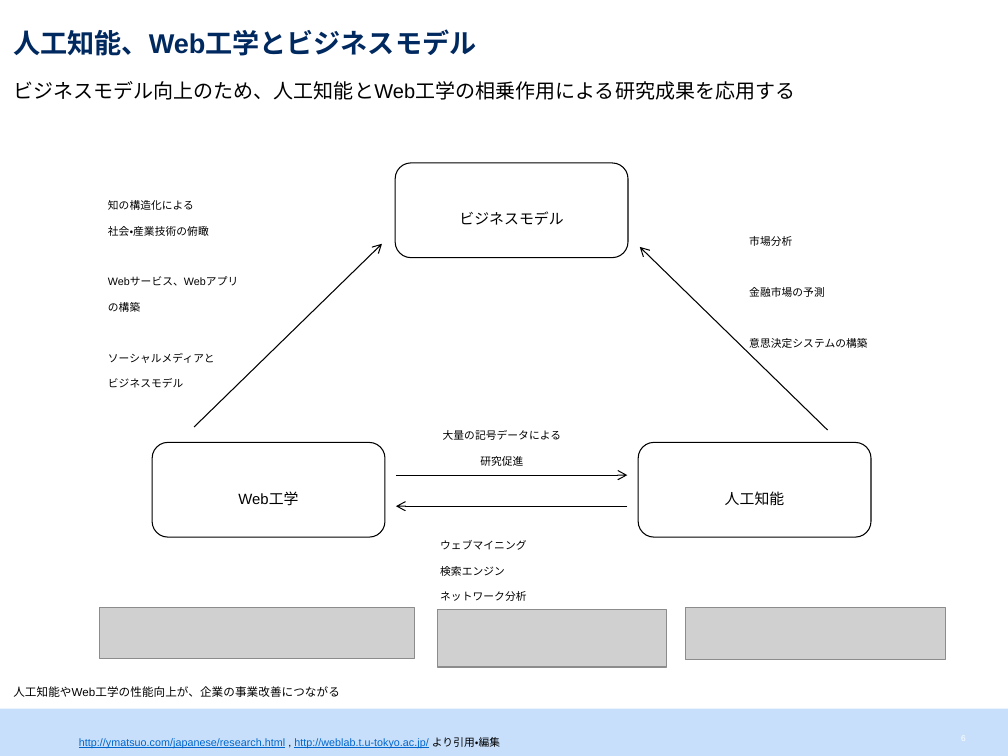
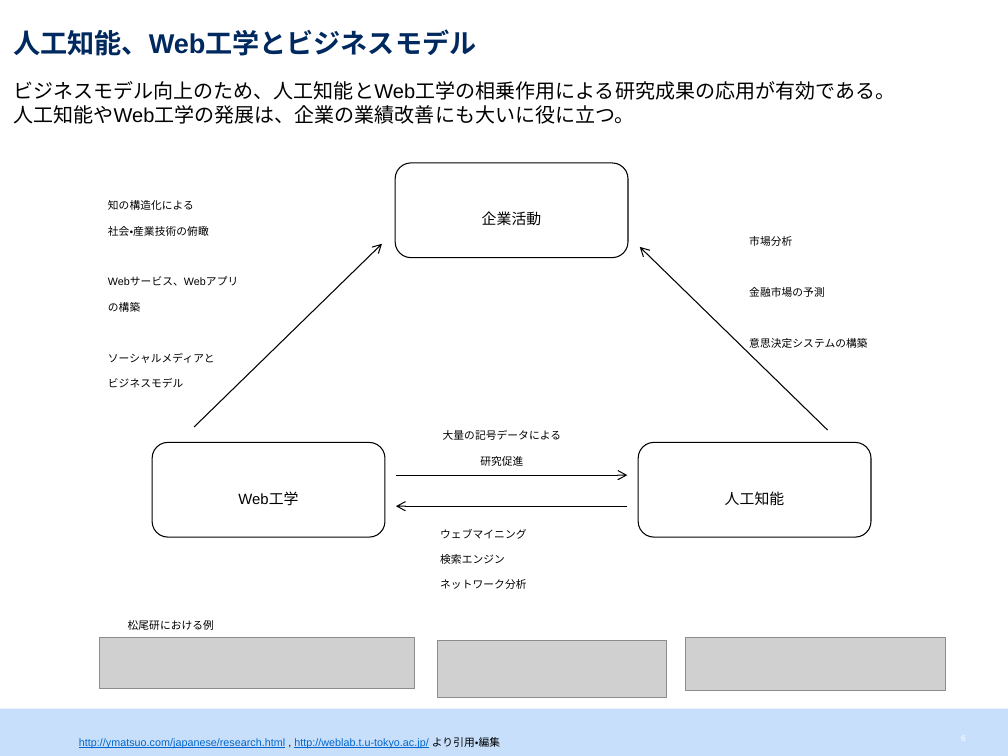
Before and after one commit to srtk/sotsuron, a slide deck: slide 7 of doc/sotsuron_defense/bd.pptx. Drawn at 1008x756 pixels with LibreOffice and Linux fonts; fonts in the diff are those of the drawing; grey boxes stand for pictures. Boxes give left, top, right and bottom in pixels: in the first picture for what was removed or moved away, otherwise in the second. Text is boxed around its words. In the diff, an @@ line names an element or a change of style, - is before the commit and + after.

```diff
--- a/doc/sotsuron_defense/bd.pptx
+++ b/doc/sotsuron_defense/bd.pptx
@@ text at box(13, 81, 895, 124): text changed @@
-ビジネスモデル向上のため、人工知能とWeb工学の相乗作用による研究成果を応用する
+ビジネスモデル向上のため、人工知能とWeb工学の相乗作用による研究成果の応用が有効である。
+人工知能やWeb工学の発展は、企業の業績改善にも大いに役に立つ。
@@ text in rounded rectangle at box(482, 211, 542, 225): text changed @@
-ビジネスモデル
+企業活動
@@ text "ウェブマイニング": place and size @@
-text "ウェブマイニング" at box(440, 540, 526, 601)
+text "ウェブマイニング" at box(440, 529, 526, 589)
@@ text added at box(128, 620, 214, 630), 13 pt, text #000000 @@
+松尾研における例
@@ 3 pictures: place and size @@
-3 pictures at box(100, 607, 945, 668)
+3 pictures at box(100, 638, 945, 697)
@@ text removed at box(13, 686, 339, 697) @@
-人工知能やWeb工学の性能向上が、企業の事業改善につながる
```
Also in this commit, not shown: 15 other slides changed, 3 slides added, 6 slides removed, 3 other files.
